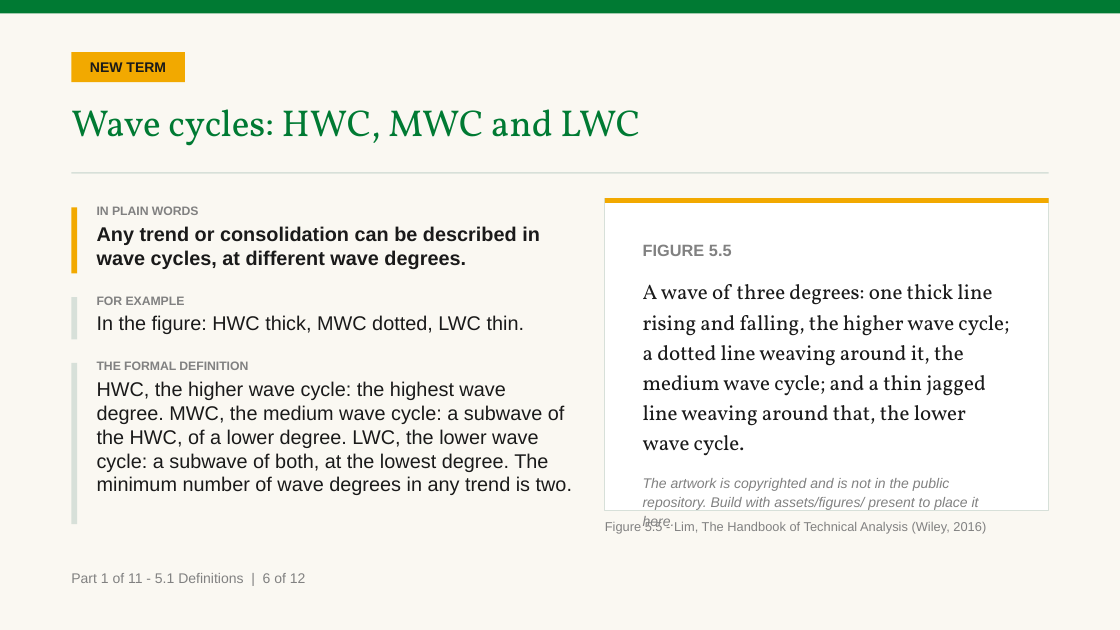
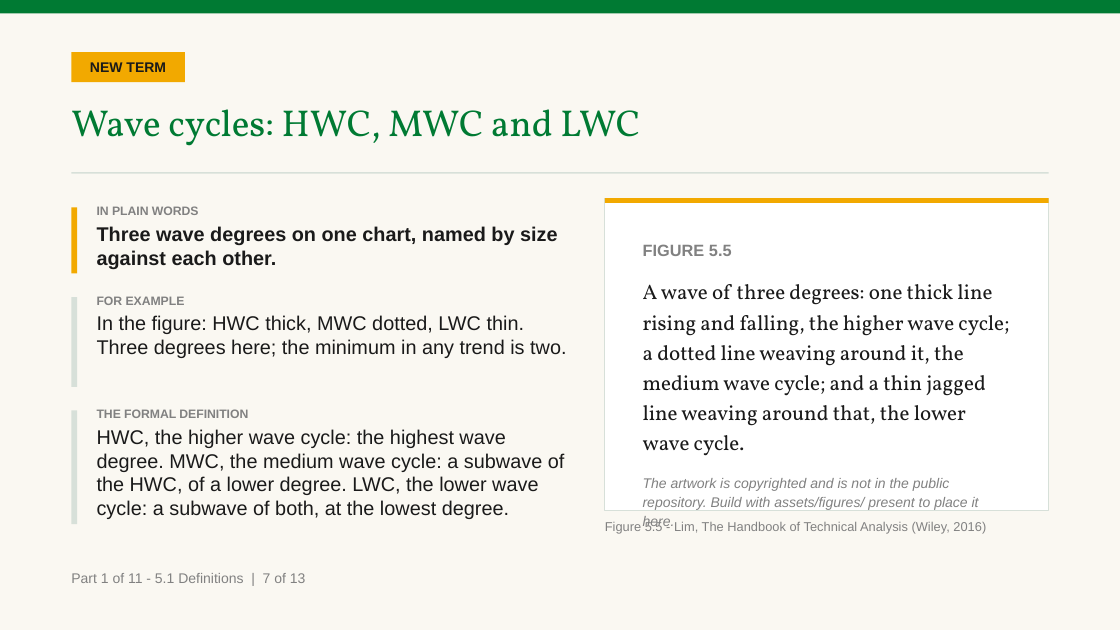
Before and after one commit to benjiesotelo-sudo/Telos_FIN1209, a slide deck: slide 12 of chapter-05/FIN1209-Chapter-05.pptx (slide 11 before the commit). Drawn at 1120x630 pixels with LibreOffice and Linux fonts; fonts in the diff are those of the drawing. Boxes give left, top, right and bottom in pixels: in the first picture for what was removed or moved away, otherwise in the second. Text is boxed around its words. In the diff, an @@ line names an element or a change of style, - is before the commit and + after.

Commit message:
Teach wave degrees before Chapter 5's slides lean on them
The instructor's review of the second build: from the wave cycle term
onward the slides could not be followed, because they spoke of wave degrees
and no slide had said what one is, and the check there asked for things the
slides had not discussed. The whole idea had sat in the formal row of one
term slide.

- A new slide comes before the term, Waves inside waves: cycles and
  degrees, with a chart of our own beside it: one wave alone, then with its
  subwaves, then with theirs. The book defines neither wave cycle nor wave
  degree in a sentence, and the slide says its reading comes from the
  book's figures and its words larger, smaller and subwave.
- The term slide, the two slides after it and the breakout slide are
  reworded to read from their own figures. Check 2 now asks which wave
  cycle is a subwave of both others; both its answers are slide text.
- The whole deck was audited for a word used before it is taught. Where one
  arrives ahead of its section the slide now names the section: stoploss,
  stopsizing, wave amplitude, stopsize. Where the book never explains it
  the slide says so: typical price, %K, pip, backtest, risk of ruin. Three
  wrong options in Checks 9, 10 and 15 named something taught later.
- All 42 check items were traced again to slide text that comes before
  them.

The chart needed a twenty seventh letter, so deckkit now letters a chart AA
after Z. Chapters 1 to 4 were rebuilt and their decks are byte identical.

139 slides, was 138. 246 minutes at the calibrated rate, was 245. No pair
slide is set below 17 point, as before. TEMPLATE.md carries the rule as the
fourth under the new-term marker.

```diff
--- a/chapter-05/FIN1209-Chapter-05.pptx
+++ b/chapter-05/FIN1209-Chapter-05.pptx
@@ text at (97,226,558,269): text changed @@
-Any trend or consolidation can be described in wave cycles, at different wave degrees.
+Three wave degrees on one chart, named by size against each other.
@@ rectangle: place and size @@
-rectangle at (71,297,77,339)
+rectangle at (71,297,77,387)
@@ text at (97,315,566,358): text changed @@
-In the figure: HWC thick, MWC dotted, LWC thin.
+In the figure: HWC thick, MWC dotted, LWC thin. Three degrees here; the minimum in any trend is two.
@@ rectangle: place and size @@
-rectangle at (71,363,77,524)
+rectangle at (71,411,77,524)
@@ text "THE FORMAL DEFINITION": place and size @@
-text "THE FORMAL DEFINITION" at (97,361,572,495)
+text "THE FORMAL DEFINITION" at (97,409,565,519)
@@ text at (97,429,565,519): text changed @@
-HWC, the higher wave cycle: the highest wave degree. MWC, the medium wave cycle: a subwave of the HWC, of a lower degree. LWC, the lower wave cycle: a subwave of both, at the lowest degree. The minimum number of wave degrees in any trend is two.
+HWC, the higher wave cycle: the highest wave degree. MWC, the medium wave cycle: a subwave of the HWC, of a lower degree. LWC, the lower wave cycle: a subwave of both, at the lowest degree.
@@ text at (71,573,306,583): text changed @@
-Part 1 of 11 - 5.1 Definitions | 6 of 12
+Part 1 of 11 - 5.1 Definitions | 7 of 13
```
Also in this commit, not shown: 21 other slides changed, 1 slide added, 7 other files.
